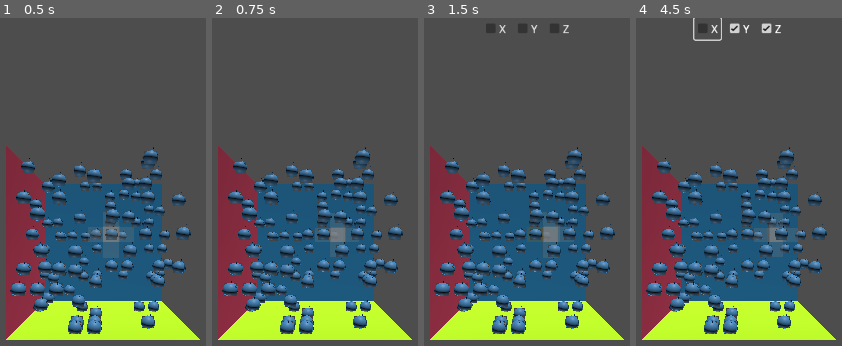
Above: before the commit, frames 1-4 (left to right).
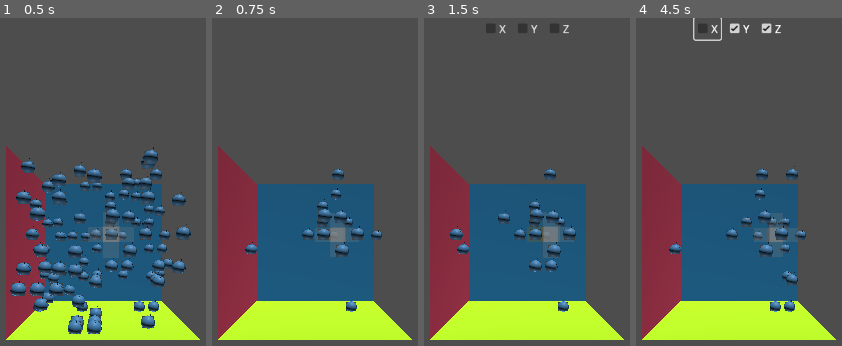
Above: after the commit, the same moments.

Repository: feargrinn/magisterka
Game: Godot game, scene res://game/map/level.tscn
Two runs of this game, one before a commit and one after it. Both use one fixed random seed, a clock stepped at 60 frames per second and the inputs below.
Inputs (mouse positions are in pixels of both pictures, inside the frame that each line leads up to):
- Up to frame 1 (0.5 s): no input
- Up to frame 2 (0.75 s): tap Enter at 0.5 s; move the mouse to (outside the picture) at 0.52 s; hold D (right) from 0.53 s (still down); tap W (front) at 0.6 s; click (outside the picture) at 0.67 s
- Up to frame 3 (1.5 s): tap Space (set_box) at 1.25, 1.35 s; move the mouse to (outside the picture) at 1.27 s; release D (right) at 1.28 s; hold S (back) from 1.28 s (still down)
- Up to frame 4 (4.5 s): release S (back) at 2 s; click "Y" at 2 s; click "Z" at 2.75 s; click "X" at 3.5 s; tap Enter at 4.25 s; move the mouse to (819, 142) at 4.27 s; hold D (right) from 4.28 s (still down); tap W (front) at 4.35 s

Frame 1 is identical in both runs. In frame 2, 11% of the frame differs, in the area x 4-93%, y 39-97%; in frame 3, 10%; in frame 4, 11%.

Commit message:
Creatures get properly contained, visibility upgrade

Diff:
--- a/game/creature/box/Box.gd
+++ b/game/creature/box/Box.gd
@@ -10,26 +10,34 @@
 	box.cell_position = box_position
 	box.dimensions = box_dimensions
 
-	var array_mesh_z = box.get_child(2)
-	var vertices = PackedVector3Array()
-	vertices.push_back(Vector3(-0.2, 0.5, 0.5))
-	vertices.push_back(Vector3(0.2, 0.5, 0.5))
-	vertices.push_back(Vector3(0.2, 0.2, 0.5))
-
-	vertices.push_back(Vector3(-0.2, 0.5, 0.5))
-	vertices.push_back(Vector3(0.2, 0.2, 0.5))
-	vertices.push_back(Vector3(-0.2, 0.2, 0.5))
-
-	# Initialize the ArrayMesh.
-	#var arr_mesh = ArrayMesh.new()
-	var arrays = []
-	arrays.resize(Mesh.ARRAY_MAX)
-	arrays[Mesh.ARRAY_VERTEX] = vertices
-
-	# Create the Mesh.
-	array_mesh_z.mesh.add_surface_from_arrays(Mesh.PRIMITIVE_TRIANGLES, arrays)
+	#var array_mesh_z = box.get_child(2)
+	#var vertices = PackedVector3Array()
+	#vertices.push_back(Vector3(-0.2, 0.5, 0.5))
+	#vertices.push_back(Vector3(0.2, 0.5, 0.5))
+	#vertices.push_back(Vector3(0.2, 0.2, 0.5))
+	#
+	#vertices.push_back(Vector3(-0.2, 0.5, 0.5))
+	#vertices.push_back(Vector3(0.2, 0.2, 0.5))
+	#vertices.push_back(Vector3(-0.2, 0.2, 0.5))
+#
+	## Initialize the ArrayMesh.
+	##var arr_mesh = ArrayMesh.new()
+	#var arrays = []
+	#arrays.resize(Mesh.ARRAY_MAX)
+	#arrays[Mesh.ARRAY_VERTEX] = vertices
+#
+	## Create the Mesh.
+	#array_mesh_z.mesh.add_surface_from_arrays(Mesh.PRIMITIVE_TRIANGLES, arrays)
 
 	return box
+
+func _ready() -> void:
+	if dimensions.x:
+		$xRing.show()
+	if dimensions.y:
+		$yRing.show()
+	if dimensions.z:
+		$zRing.show()
 
 func has_dimension(dimension : Vector3i) -> bool:
 	var difference = dimensions - dimension.abs()
--- a/game/creature/box/box.tscn
+++ b/game/creature/box/box.tscn
@@ -1,30 +1,44 @@
-[gd_scene load_steps=6 format=3 uid="uid://bwj18x12rtehc"]
+[gd_scene load_steps=8 format=3 uid="uid://bwj18x12rtehc"]
 
 [ext_resource type="Script" uid="uid://brmupjvmr3kq4" path="res://game/creature/box/Box.gd" id="1_g2tbl"]
 
-[sub_resource type="StandardMaterial3D" id="StandardMaterial3D_j0fbk"]
-albedo_color = Color(0.282353, 0.0941176, 0, 1)
+[sub_resource type="StandardMaterial3D" id="StandardMaterial3D_es2pv"]
+albedo_color = Color(0.905882, 0.235294, 0.384314, 1)
 
-[sub_resource type="BoxMesh" id="BoxMesh_g2tbl"]
-lightmap_size_hint = Vector2i(14, 21)
-material = SubResource("StandardMaterial3D_j0fbk")
-subdivide_width = 2
-subdivide_height = 2
-subdivide_depth = 2
+[sub_resource type="TorusMesh" id="TorusMesh_j0fbk"]
+material = SubResource("StandardMaterial3D_es2pv")
+inner_radius = 0.4
+outer_radius = 0.5
 
-[sub_resource type="BoxShape3D" id="BoxShape3D_oq5cr"]
+[sub_resource type="StandardMaterial3D" id="StandardMaterial3D_2s15p"]
+albedo_color = Color(0.627451, 0.847059, 0.0156863, 1)
 
-[sub_resource type="ArrayMesh" id="ArrayMesh_cra4t"]
+[sub_resource type="TorusMesh" id="TorusMesh_cra4t"]
+material = SubResource("StandardMaterial3D_2s15p")
+inner_radius = 0.4
+outer_radius = 0.5
+
+[sub_resource type="StandardMaterial3D" id="StandardMaterial3D_deihk"]
+albedo_color = Color(0.188235, 0.643137, 0.901961, 1)
+
+[sub_resource type="TorusMesh" id="TorusMesh_0iy33"]
+material = SubResource("StandardMaterial3D_deihk")
+inner_radius = 0.4
+outer_radius = 0.5
 
 [node name="Box" type="Area3D"]
 script = ExtResource("1_g2tbl")
 
-[node name="MeshInstance3D" type="MeshInstance3D" parent="."]
+[node name="xRing" type="MeshInstance3D" parent="."]
+transform = Transform3D(-4.37114e-08, -1, 0, 1, -4.37114e-08, 0, 0, 0, 1, 0, 0, 0)
 visible = false
-mesh = SubResource("BoxMesh_g2tbl")
+mesh = SubResource("TorusMesh_j0fbk")
 
-[node name="CollisionShape3D" type="CollisionShape3D" parent="."]
-shape = SubResource("BoxShape3D_oq5cr")
+[node name="yRing" type="MeshInstance3D" parent="."]
+visible = false
+mesh = SubResource("TorusMesh_cra4t")
 
-[node name="ArrayMeshZ" type="MeshInstance3D" parent="."]
-mesh = SubResource("ArrayMesh_cra4t")
+[node name="zRing" type="MeshInstance3D" parent="."]
+transform = Transform3D(1, 0, 0, 0, -4.37114e-08, -1, 0, 1, -4.37114e-08, 0, 0, 0)
+visible = false
+mesh = SubResource("TorusMesh_0iy33")
--- a/game/map/map.gd
+++ b/game/map/map.gd
@@ -62,9 +62,21 @@
 func get_scene_at(cell_position : Vector3i) -> Node3D:
 	return creatures[cell_position]
 
+# This shows a cross of width 3x3 (when neighbourhood is 1) on cursor axes
+func _update_creature_visibility(cell_position : Vector3i) -> void:
+	const VISIBILITY_NEIGHBOURHOOD = 1
+	for creature : Creature in creatures.values():
+		var distance : Vector3i = abs(creature.cell_position - cell_position)
+		distance[distance.max_axis_index()] = 0
+		if distance.length_squared() <= VISIBILITY_NEIGHBOURHOOD * 2:
+			creature.show()
+		else:
+			creature.hide()
+
 func set_cursor_at(cell_position : Vector3i):
 	cursor.position = map_to_local(cell_position)
 	cursor.cell_position = cell_position
+	_update_creature_visibility(cell_position)
 
 func get_random_empty_cell() -> Vector3i:
 	var random_cell = Vector3i.ZERO
